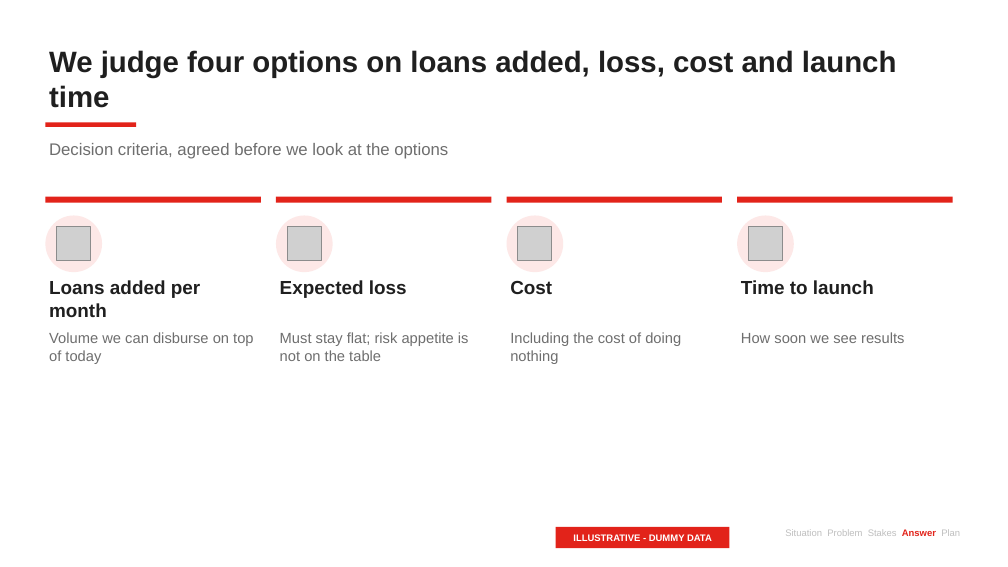
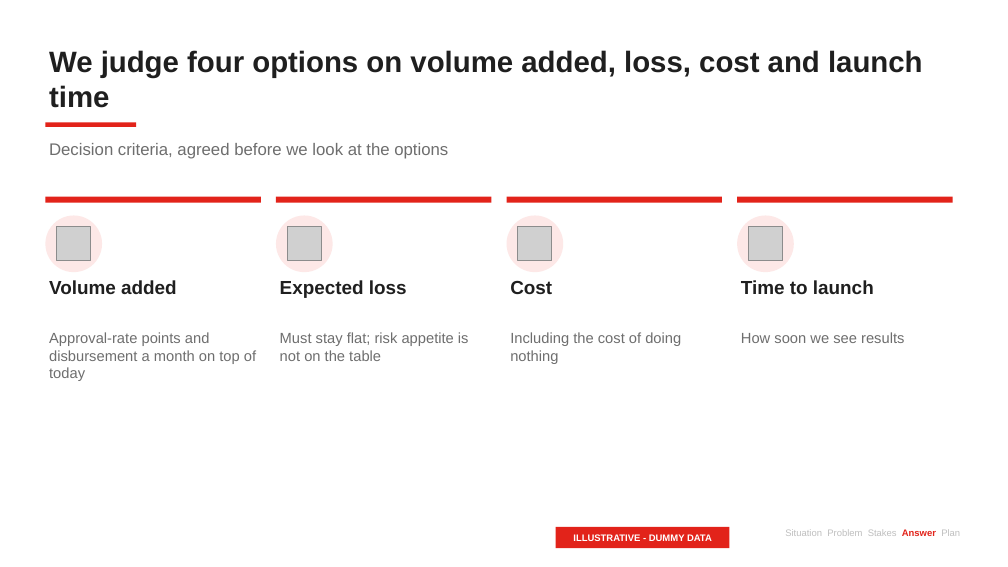
Before and after one commit to Mamel-lop/pstack-loki, a slide deck: slide 13 of decks/ocbc-unsecured-pl/deck.pptx (slide 12 before the commit). Drawn at 1008x567 pixels with LibreOffice and Linux fonts; fonts in the diff are those of the drawing; grey boxes stand for pictures. Boxes give left, top, right and bottom in pixels: in the first picture for what was removed or moved away, otherwise in the second. Text is boxed around its words. In the diff, an @@ line names an element or a change of style, - is before the commit and + after.

```diff
--- a/decks/ocbc-unsecured-pl/deck.pptx
+++ b/decks/ocbc-unsecured-pl/deck.pptx
@@ text at (x1=49, y1=50, x2=923, y2=108): text changed @@
-We judge four options on loans added, loss, cost and launch time
+We judge four options on volume added, loss, cost and launch time
@@ text at (x1=49, y1=280, x2=177, y2=294): text changed @@
-Loans added per month
+Volume added
@@ text at (x1=49, y1=332, x2=256, y2=381): text changed @@
-Volume we can disburse on top of today
+Approval-rate points and disbursement a month on top of today
```
Also in this commit, not shown: 8 other slides changed, 3 slides added, 27 other files.
